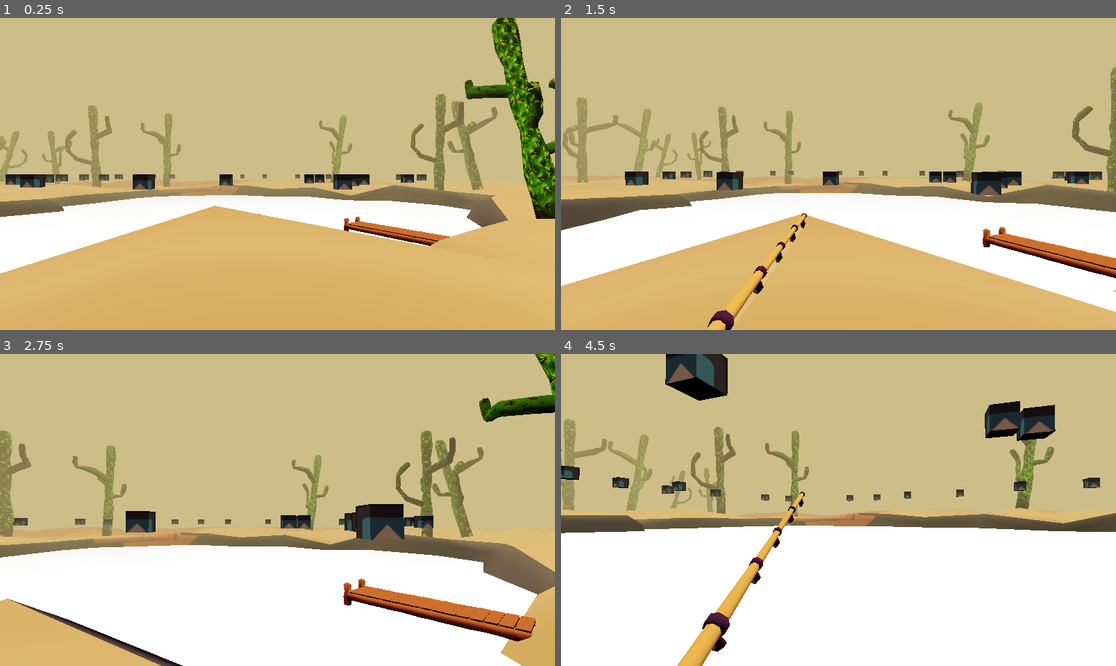
Above: before the commit, frames 1-4 (two rows, left to right).
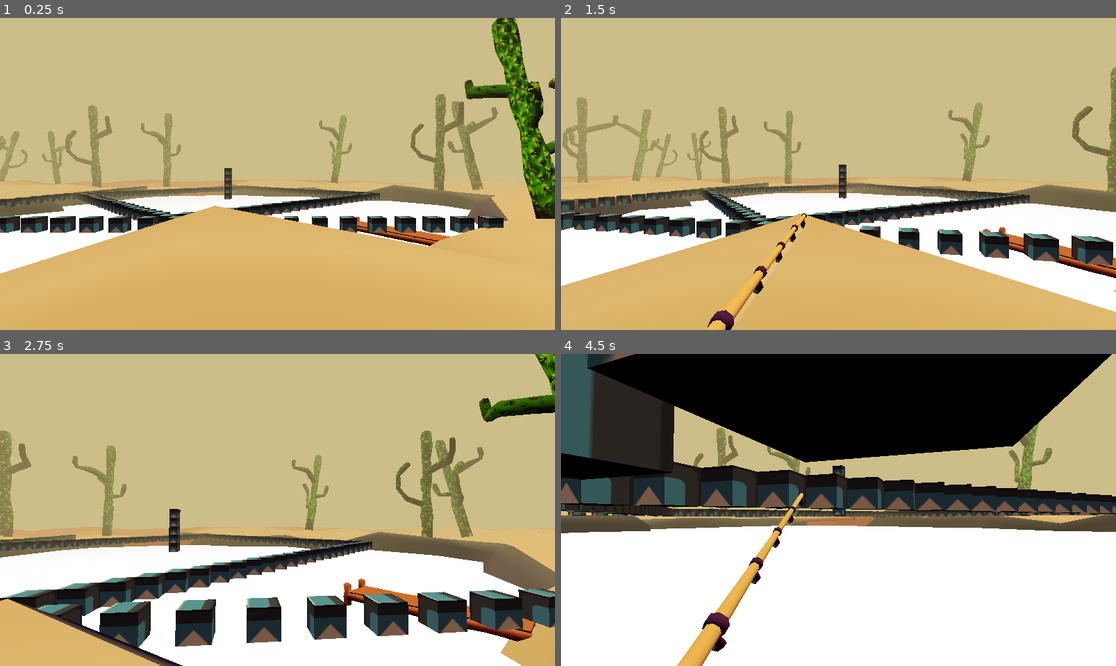
Above: after the commit, the same moments.

Repository: J-Godinez/Fishin-Game
Game: Godot game, scene res://Scenes/space.tscn
The game is run twice, just before and just after one commit, with the same random seed, the same clock (stepped at 60 frames per second) and the same inputs. The engine's default icon, where the game draws it, is replaced by a stand-in: a white triangle on a blue panel in a dark square.
Inputs (mouse positions are in pixels of both pictures, inside the frame that each line leads up to):
- Up to frame 1 (0.25 s): no input
- Up to frame 2 (1.5 s): tap Enter (ui_accept) at 0.5, 0.77 s; move the mouse to (866, 174) at 0.52 s; hold W (forward) from 0.53 s (still down); tap E (e) at 0.6 s; tap Q (q) at 0.8, 1.35 s; move the mouse to (810, 174) at 1.27 s
- Up to frame 3 (2.75 s): keep holding W (forward); tap Enter (ui_accept) at 1.52 s; tap E (e) at 1.55 s; move the mouse to (288, 503) at 2.02 s; press the mouse at (288, 503) at 2.03 s; tap Q (q) at 2.3 s
- Up to frame 4 (4.5 s): keep holding W (forward); move the mouse to (832, 516) at 2.77 s; release the mouse at (832, 516) at 2.78 s; tap E (e) at 2.85 s; tap Enter (ui_accept) at 3.02, 3.77 s; move the mouse to (877, 513) at 3.52 s; tap Q (q) at 3.6 s; move the mouse to (794, 506) at 4.27 s; right-click (794, 506) at 4.35 s

The runs differ from the first frame. In frame 1, 6.2% of the frame differs, in the area x 0-91%, y 48-69%; in frame 2, 9.3%; in frame 3, 15%; in frame 4, 40%, in the area x 0-100%, y 0-58%.

Commit message:
Added Marker3D to Lake
Currently checking ranges to use for fish spawning

Diff:
--- a/Scenes/fish.tscn
+++ b/Scenes/fish.tscn
@@ -90,7 +90,7 @@
 curve = SubResource("Curve3D_twvwo")
 
 [node name="PathFollow3D" type="PathFollow3D" parent="."]
-transform = Transform3D(-0.131374, 0, 0.991181, 0, 1, 0, -0.991181, 0, -0.131374, 0.898821, 0, 2.14205)
+transform = Transform3D(-0.131363, 0, 0.991183, 0, 1, 0, -0.991183, 0, -0.131363, 0.898753, 0, 2.14206)
 progress = 42.293
 use_model_front = true
 
--- a/Scenes/space.tscn
+++ b/Scenes/space.tscn
@@ -123,8 +123,7 @@
 [node name="Space" type="Node3D"]
 script = ExtResource("1_e7mvc")
 spawn_area_scalar = 0.75
-x_offset = 40.0
-z_offset = 7.0
+spawn_range = 25.0
 
 [node name="WorldEnvironment" type="WorldEnvironment" parent="."]
 environment = SubResource("Environment_hg6w5")
@@ -172,6 +171,9 @@
 [node name="dock" parent="." instance=ExtResource("7_uqc4w")]
 transform = Transform3D(-0.808914, 0, -0.587927, 0, 1, 0, 0.587927, 0, -0.808914, -21.4584, -4.29897, -12.9798)
 
+[node name="Lake_Center" type="Marker3D" parent="."]
+transform = Transform3D(1, 0, 0, 0, 1, 0, 0, 0, 1, -44, 0, 8)
+
 [node name="Timer" type="Timer" parent="."]
 
 [connection signal="timeout" from="Timer" to="." method="_on_timer_timeout"]
--- a/Scripts/block.gd
+++ b/Scripts/block.gd
@@ -9,6 +9,8 @@
 
 # Called every frame. 'delta' is the elapsed time since the previous frame.
 func _process(_delta: float) -> void:
+	#if mesh_material.emission_enabled and Input.is_action_just_pressed("q"):
+		#print(position)
 	pass
 
 func _on_mouse_entered() -> void:
--- a/Scripts/space.gd
+++ b/Scripts/space.gd
@@ -3,11 +3,12 @@
 @export var fish_limit:int = 5
 @export var spawn_delay:float = 10.0
 @export var spawn_area_scalar:float = 0.5
-@export var x_offset:float = 5.0
-@export var z_offset:float = 5.0
+@export var spawn_range:float = 5.0
 @onready var cactus: MultiMeshInstance3D = $Cactus
 @onready var timer: Timer = $Timer
 @onready var lake_poly: CollisionPolygon3D = $LakeCollisionArea/CollisionPolygon3D
+@onready var lake_center: Marker3D = $Lake_Center
+
 const BLOCK = preload("res://Scenes/block.tscn")
 const CACTUS_ZONE = preload("res://Decoration/cactus_zone.tscn")
 const FISH_ZONE = preload("res://Scenes/fish.tscn")
@@ -63,14 +64,16 @@
 
 
 func get_lake_area():
-	var lake_area: PackedVector2Array
-	var v: Vector2
-	#skip 22-25, those are for the dock. the array starts at 0 so this is already accounted for in the loop.
-	#if we can't remove those indices simultaneously we should hypothetically be able to remove "22" 4 times, since the values would shift over
-	for i in lake_poly.polygon.size():
-		v = lake_poly.polygon.get(i)
-		v.x = (v.x * spawn_area_scalar) - x_offset
-		v.y = (v.y * spawn_area_scalar) + z_offset
-		lake_area.append(v)
-		add_block(v.x, 3, v.y)
-	#print(lake_area)
+	var lake_x = lake_center.position.x
+	var lake_y = lake_center.position.y
+	var lake_z = lake_center.position.z
+	for i in spawn_range:
+		add_block(lake_x + i, lake_y, lake_z + spawn_range - i - 1)
+		add_block(lake_x - i, lake_y, lake_z + spawn_range - i - 1)
+		add_block(lake_x + i, lake_y, lake_z - spawn_range + i + 1)
+		add_block(lake_x - i, lake_y, lake_z - spawn_range + i + 1)
+		add_block(lake_x + spawn_range - (2 * i), lake_y, lake_z + spawn_range)
+		add_block(lake_x + spawn_range, lake_y, lake_z + spawn_range - (2 * i))
+
+	for j in 5:
+		add_block(lake_x, lake_y + j, lake_z)
